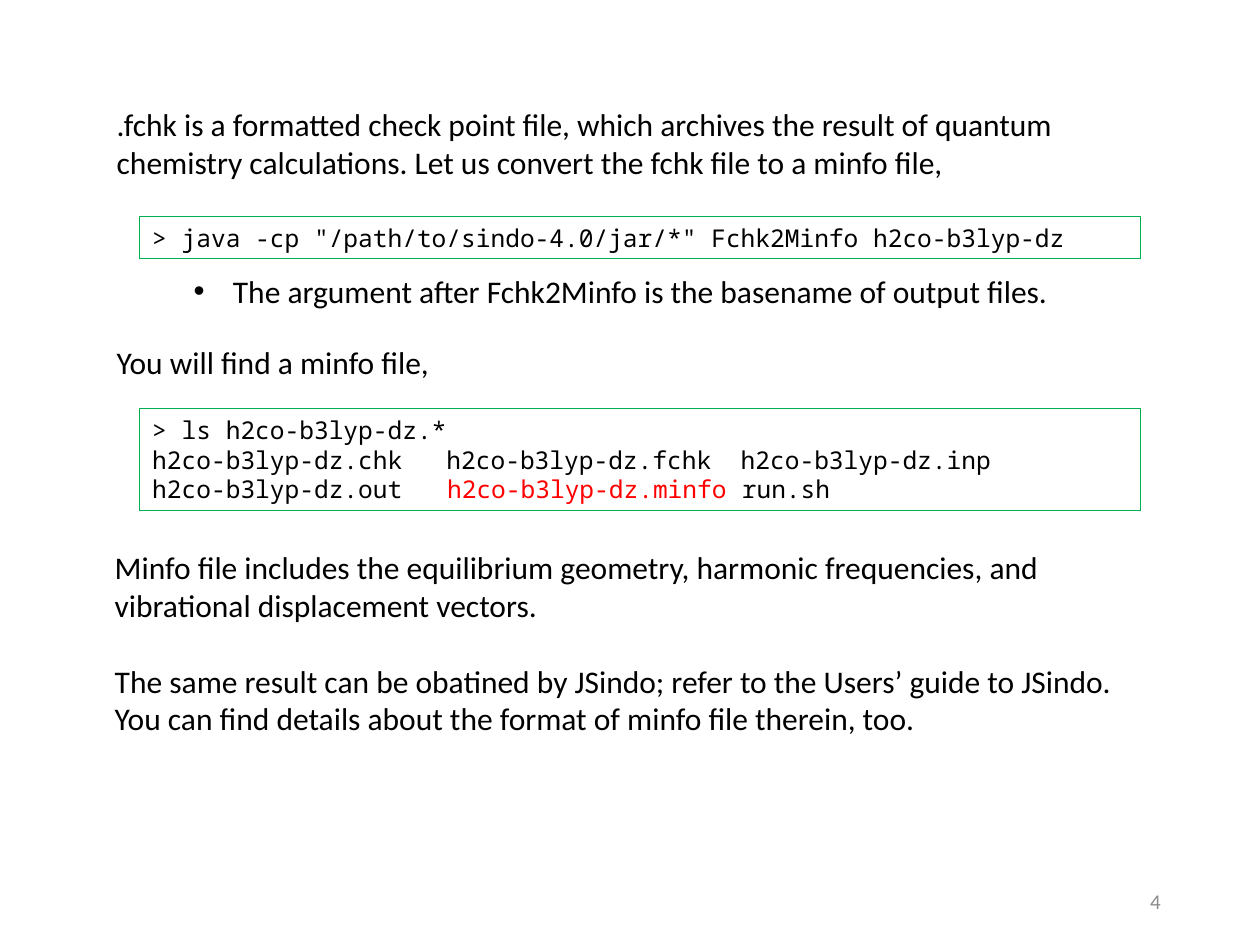
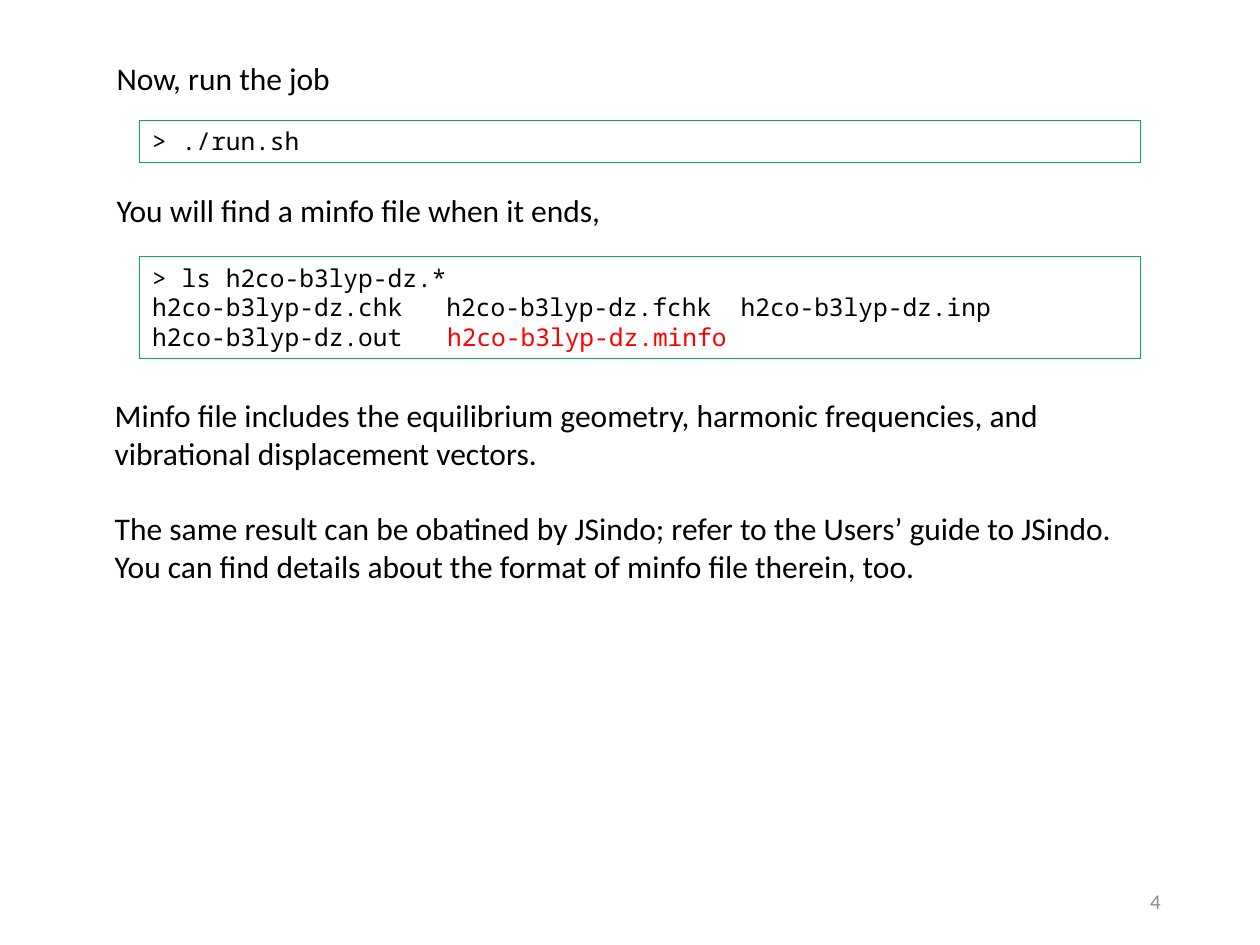
Before and after one commit to yagikiyoshi/sindo, a slide deck: slide 5 of doc/MakePES/usage_MakePES.pptx. Drawn at 1260x945 pixels with LibreOffice and Linux fonts; fonts in the diff are those of the drawing. Boxes give left, top, right and bottom in pixels: in the first picture for what was removed or moved away, otherwise in the second. Text is boxed around its words. In the diff, an @@ line names an element or a change of style, - is before the commit and + after.

```diff
--- a/doc/MakePES/usage_MakePES.pptx
+++ b/doc/MakePES/usage_MakePES.pptx
@@ text added at (x1=117, y1=68, x2=330, y2=96), 18 pt, text #000000 @@
+Now, run the job
@@ text removed at (x1=117, y1=114, x2=1052, y2=179) @@
-.fchk is a formatted check point file, which archives the result of quantum chemistry calculations. Let us convert the fchk file to a minfo file,
@@ rectangle added at (x1=140, y1=120, x2=1142, y2=163), outline #00B050 0.75 pt, 14 pt, text #000000 @@
+> ./run.sh
@@ text at (x1=117, y1=200, x2=600, y2=226): text changed @@
-You will find a minfo file,
+You will find a minfo file when it ends,
@@ rectangle removed at (x1=140, y1=217, x2=1142, y2=260) @@
-> java -cp "/path/to/sindo-4.0/jar/*" Fchk2Minfo h2co-b3lyp-dz
@@ rectangle "> ls h2co-b3lyp-dz.*" moved from (x1=140, y1=410, x2=1142, y2=512) to (x1=140, y1=257, x2=1142, y2=359) @@
@@ text in rectangle at (x1=152, y1=297, x2=991, y2=352): text changed @@
-h2co-b3lyp-dz.chk h2co-b3lyp-dz.fchk h2co-b3lyp-dz.inp
-h2co-b3lyp-dz.out h2co-b3lyp-dz.minfo run.sh
+h2co-b3lyp-dz.chk h2co-b3lyp-dz.fchk h2co-b3lyp-dz.inp
+h2co-b3lyp-dz.out h2co-b3lyp-dz.minfo
@@ text removed at (x1=233, y1=281, x2=1047, y2=309) @@
-• The argument after Fchk2Minfo is the basename of output files.
@@ text "Minfo file includes the equilibrium ..." moved from (x1=115, y1=557, x2=1110, y2=734) to (x1=115, y1=405, x2=1110, y2=582) @@
```
Also in this commit, not shown: 22 other slides changed, 1 slide added, 2 slides removed, 23 other files.
